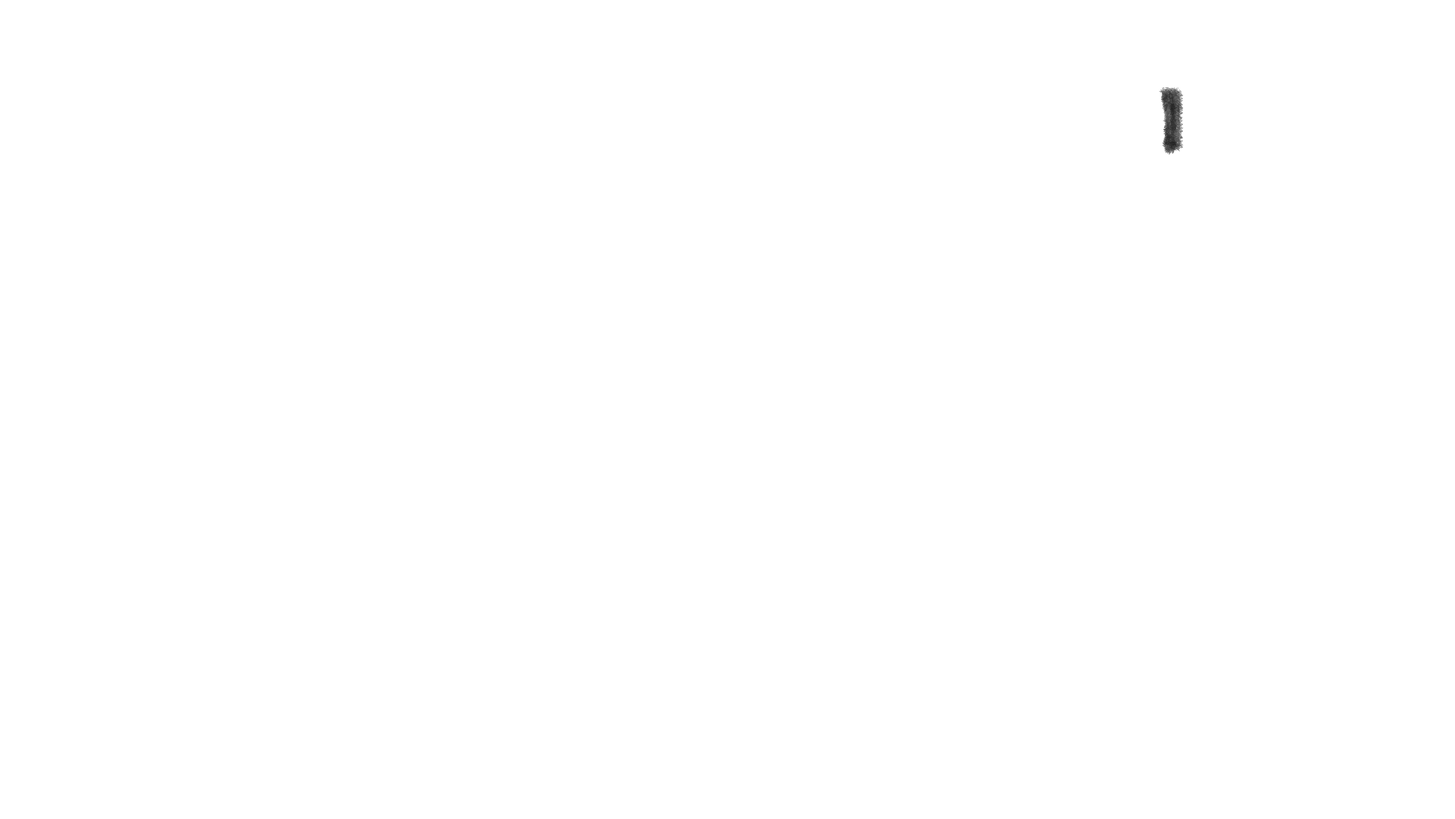
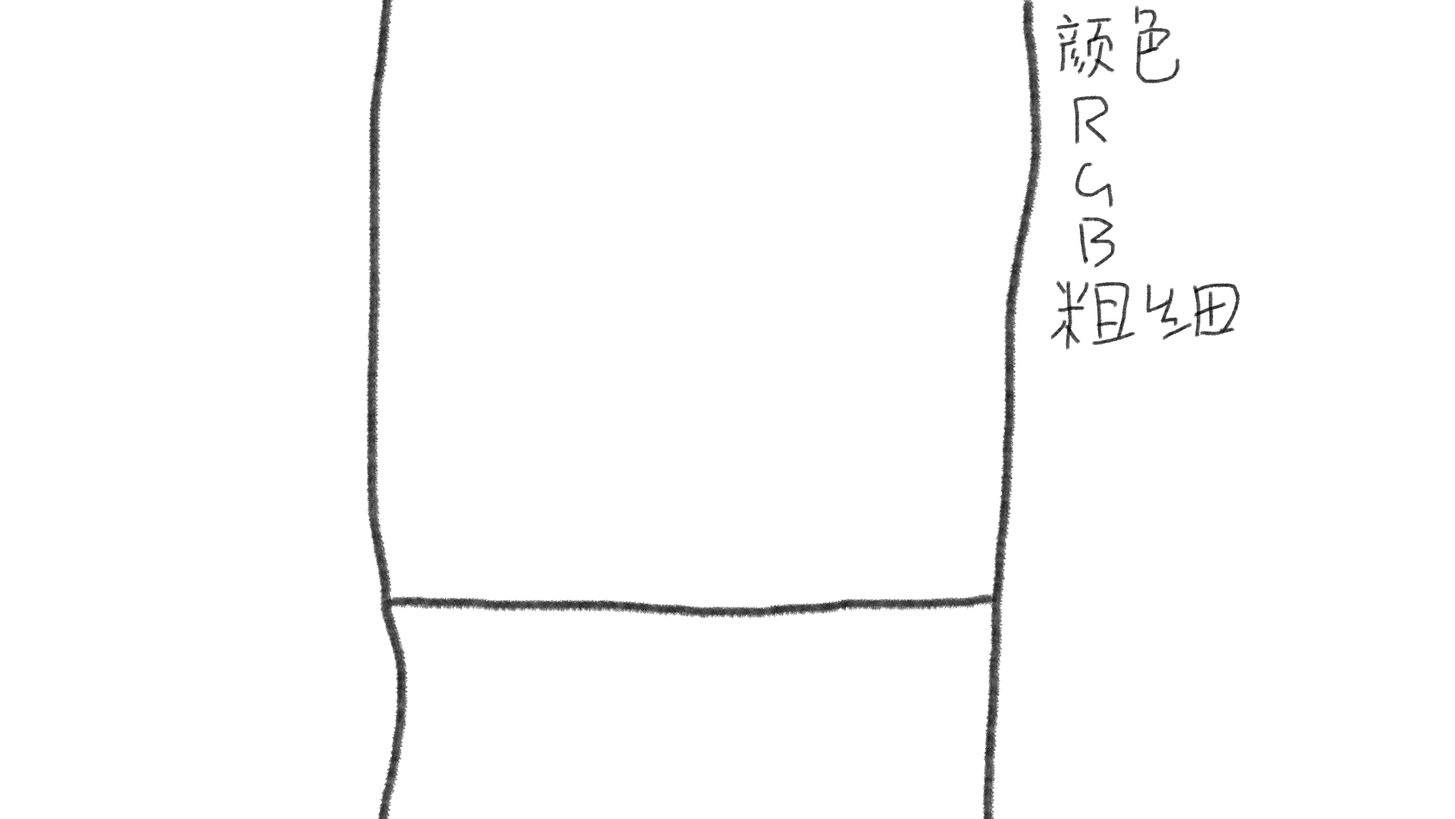
Layers edited between the first and the second 1455×819 image:
hid "图层 9" over (1158, 87, 1184, 155)
showed "图层 7" over (366, 0, 1241, 819)
